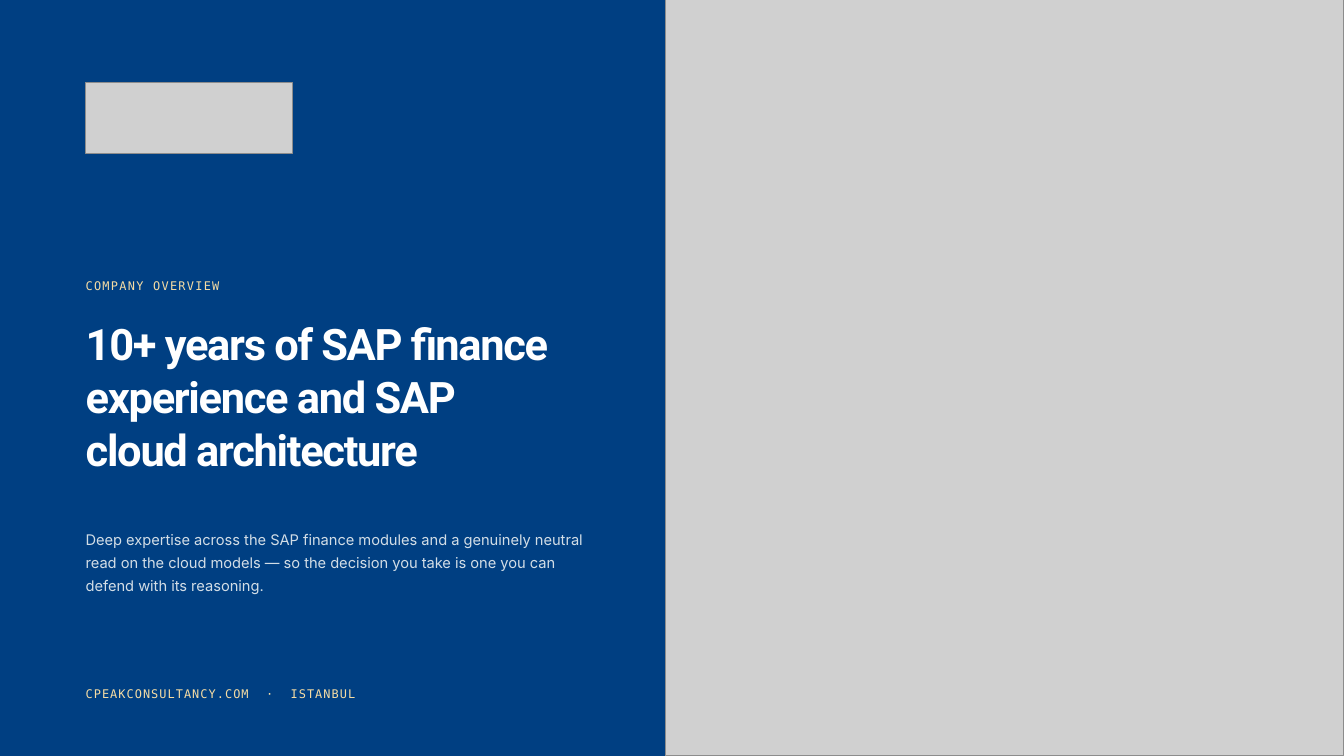
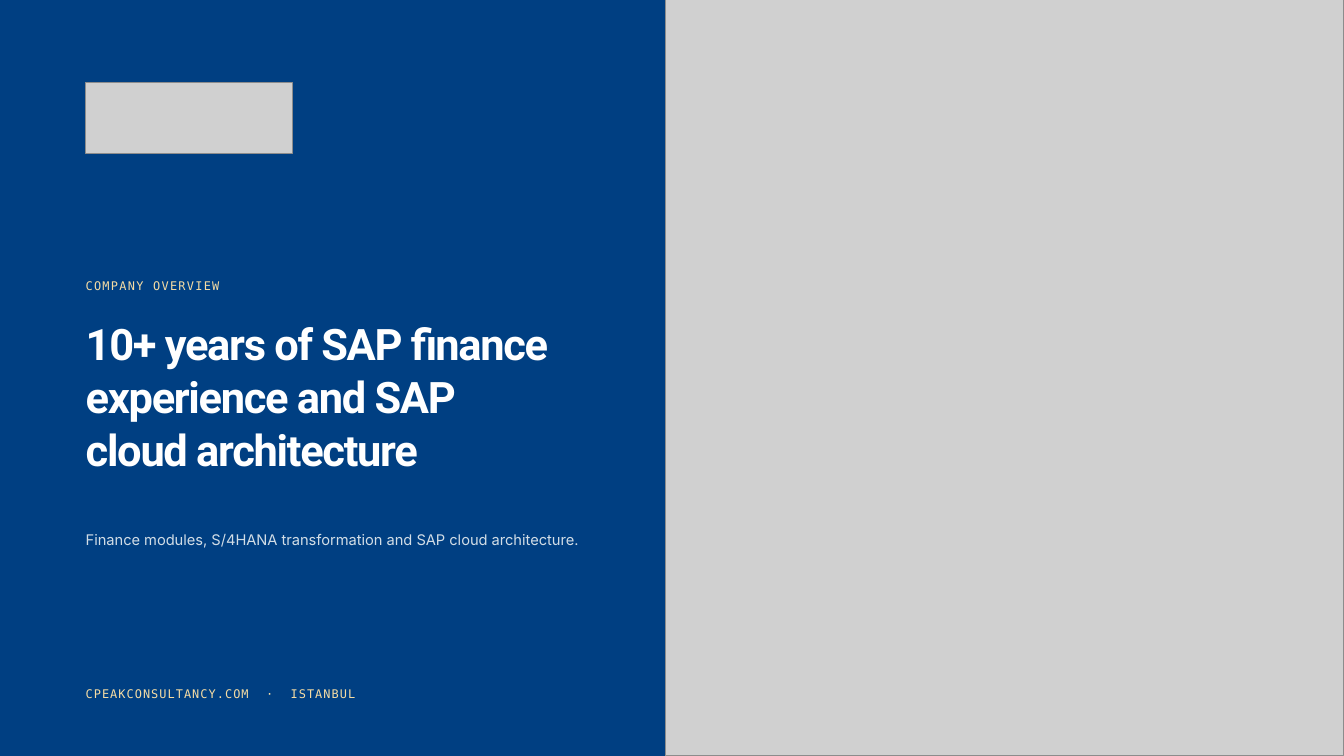
Before and after one commit to narinygt/Default, a slide deck: slide 1 of sunum/CPeak-Consultancy-Company-Overview.pptx. Drawn at 1344x756 pixels with LibreOffice and Linux fonts; fonts in the diff are those of the drawing; grey boxes stand for pictures. Boxes give left, top, right and bottom in pixels: in the first picture for what was removed or moved away, otherwise in the second. Text is boxed around its words. In the diff, an @@ line names an element or a change of style, - is before the commit and + after.

```diff
--- a/sunum/CPeak-Consultancy-Company-Overview.pptx
+++ b/sunum/CPeak-Consultancy-Company-Overview.pptx
@@ text at (86,534,579,548): text changed @@
-Deep expertise across the SAP finance modules and a genuinely neutral read on the cloud models — so the decision you take is one you can defend with its reasoning.
+Finance modules, S/4HANA transformation and SAP cloud architecture.
```
Also in this commit, not shown: 5 other slides changed, 7 slides added, 6 slides removed, 10 other files.
